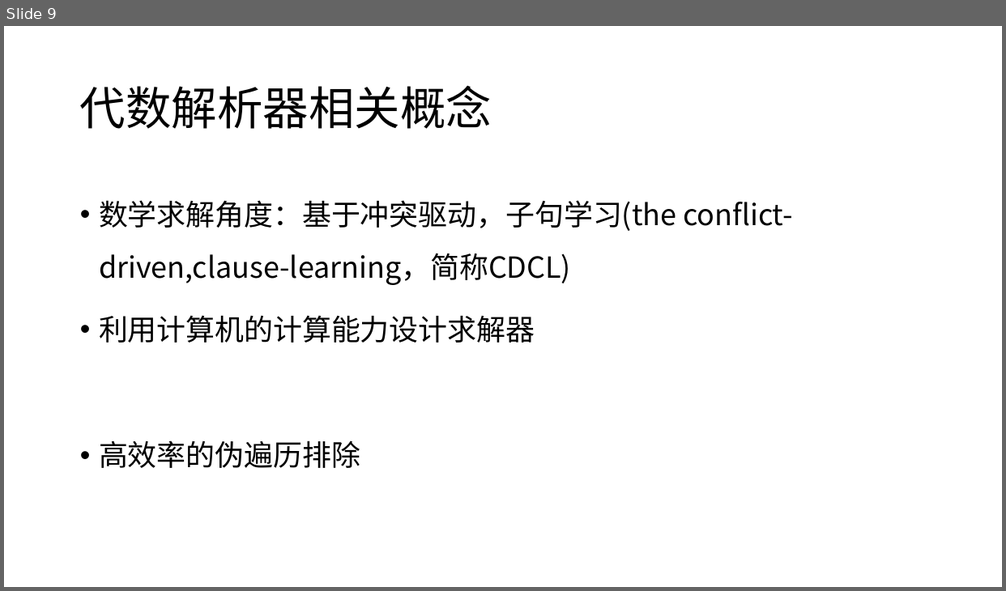
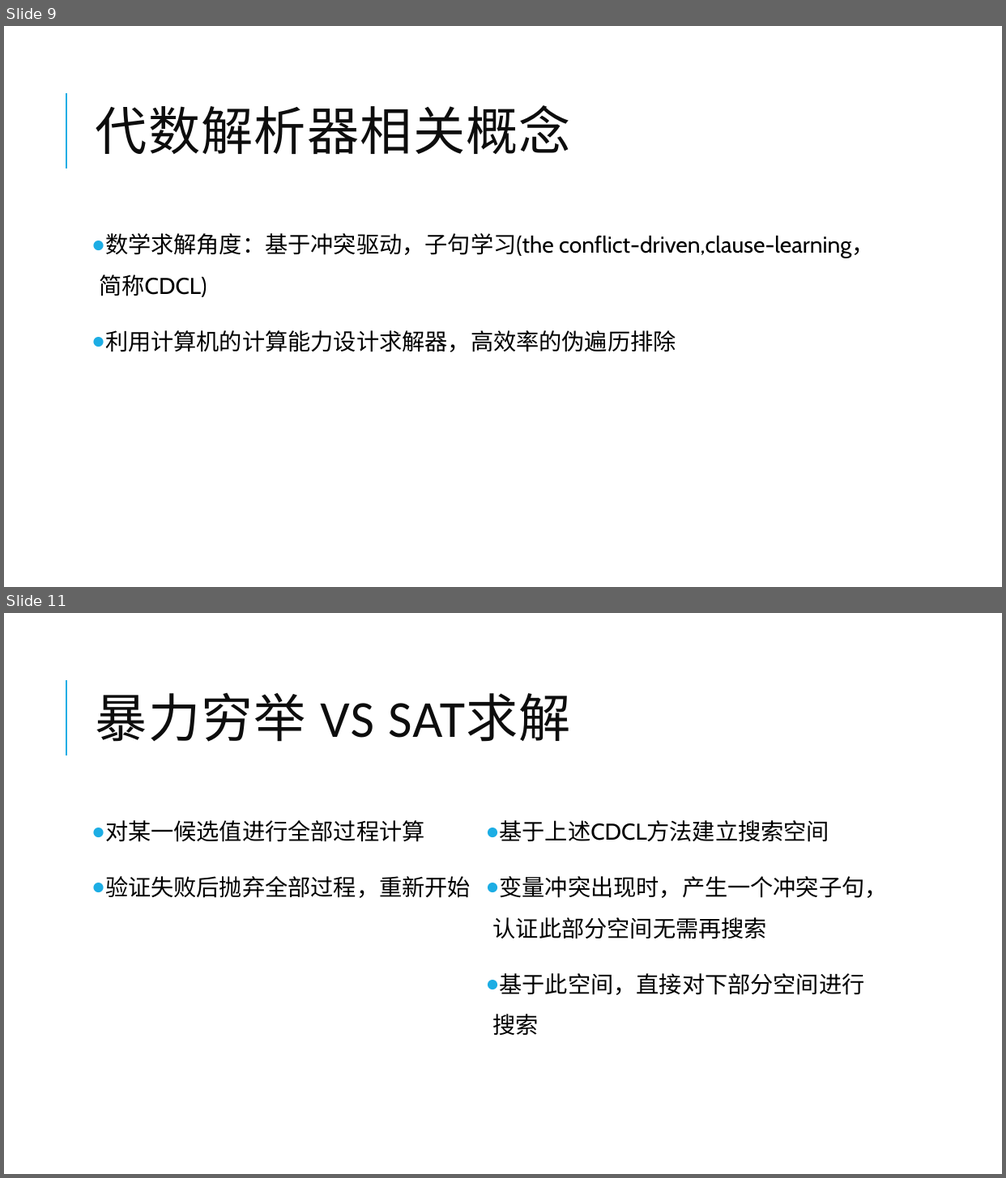
Before and after one commit to yberlin/hello-world, a slide deck: 数电/代数解析器与其密码学领域的应用.pptx. Shown one above the other, each under a label of ours: slide 9 before the commit, slides 9 and 11 after it; the slides between them are not shown. The pictures are 1006x591 and 1006x1178 pixels, drawn with LibreOffice and Linux fonts; fonts in the diff are those of the drawing. Boxes give left, top, right and bottom in pixels: in the first picture for what was removed or moved away, otherwise in the second. Text is boxed around its words. In the diff, an @@ line names an element or a change of style, - is before the commit and + after.

```diff
--- a/数电/代数解析器与其密码学领域的应用.pptx
+++ b/数电/代数解析器与其密码学领域的应用.pptx
@@ slide 11 added at [4,613,1002,1174], background #FFFFFF; not listed: 1 template element that a slide beside it also shows @@
@@ title added at [96,692,571,742], 50 pt, text #0D0D0D @@
+暴力穷举 VS SAT求解
@@ text added at [105,820,888,1035], 22 pt, text #000000 @@
+● 对某一候选值进行全部过程计算
+● 验证失败后抛弃全部过程，重新开始
+● 基于上述CDCL方法建立搜索空间
+● 变量冲突出现时，产生一个冲突子句，认证此部分空间无需再搜索
+● 基于此空间，直接对下部分空间进行搜索
@@ slide 9 changed as well @@
@@ title "代数解析器相关概念": place and size @@
-title "代数解析器相关概念" at [80,85,492,129]
+title "代数解析器相关概念" at [96,105,571,154]
@@ title "代数解析器相关概念" at [96,105,571,154]: size 44 to 50 pt, font Noto Sans CJK SC to Calibri, text colour #000000 to #0D0D0D, letter spacing 0 to 1 pt; line spacing 0.9 to 0.8 @@
@@ line added from (66, 169) to (66, 93), #1CADE4 1.5 pt @@
@@ text "数学求解角度：基于冲突驱动，子句学习(the conflict-driven,clause-learning，简称CDC ...": place and size @@
-text "数学求解角度：基于冲突驱动，子句学习(the conflict-driven,clause-learning，简称CDC ..." at [99,200,793,468]
+text "数学求解角度：基于冲突驱动，子句学习(the conflict-driven,clause-learning，简称CDC ..." at [99,233,875,352]
@@ text at [99,233,875,297]: size 28 to 22 pt, font Noto Sans CJK SC to Cabin in "数学求解角度：基于冲突驱动，子句学习(the conflict-driven,clause-learning，简称CDC ..."; bullet • to ●; more space between paragraphs @@
@@ text at [105,331,676,352]: text changed; size 28 to 22 pt; font Noto Sans CJK SC to Cabin @@
-• 利用计算机的计算能力设计求解器
-• 高效率的伪遍历排除
+● 利用计算机的计算能力设计求解器，高效率的伪遍历排除
```
Also in this commit, not shown: 10 other slides changed, 6 other slides added, 2 other files.
